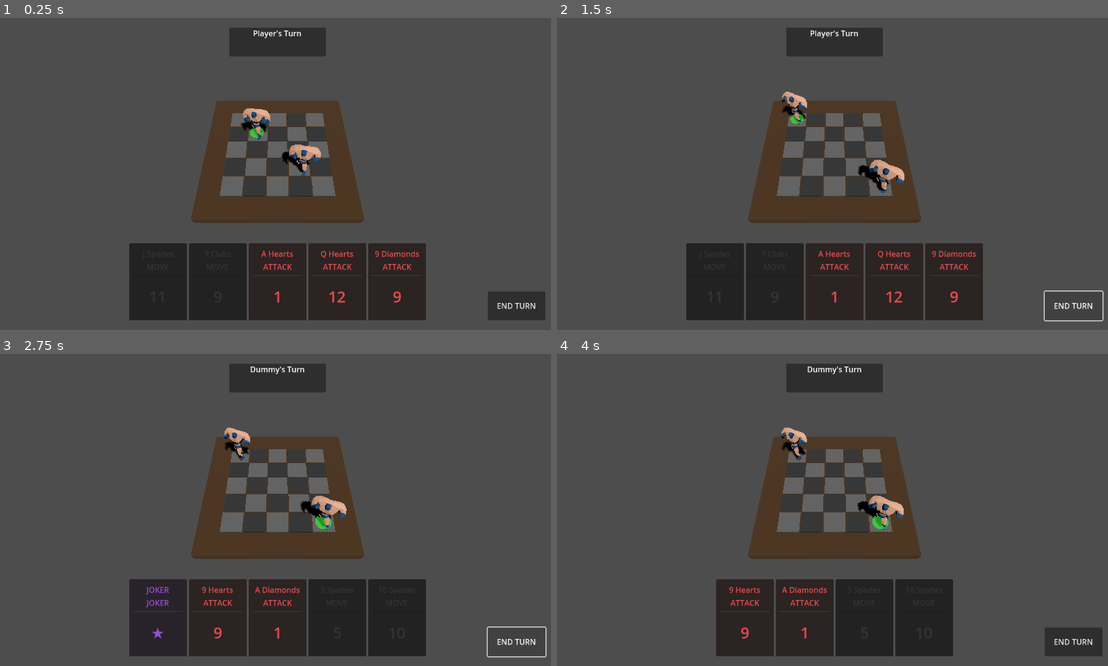
Above: before the commit, frames 1-4 (two rows, left to right).
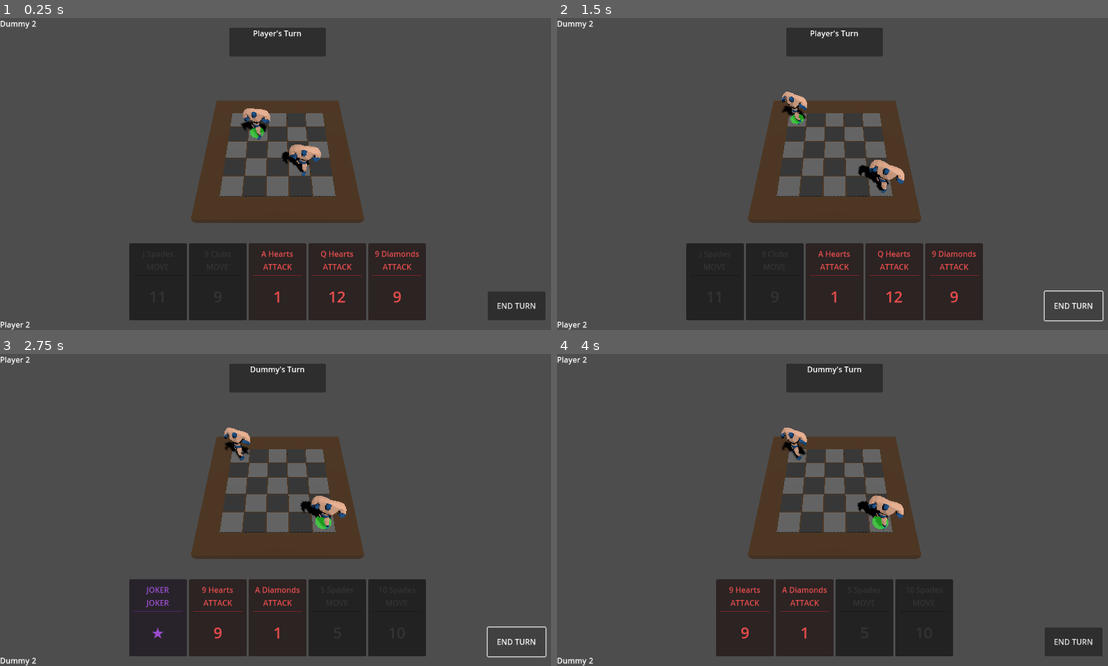
Above: after the commit, the same moments.

Repository: FredBros/king-of-the-apero
Game: Godot game, scene res://scenes/Arena.tscn
Same seed, same stepped clock (60 frames per second), same inputs: the game is played once before the commit and once after it.
Inputs (mouse positions are in pixels of both pictures, inside the frame that each line leads up to):
- Up to frame 1 (0.25 s): no input
- Up to frame 2 (1.5 s): click "END TURN" at 0.5 s; click "END TURN" at 1.25 s
- Up to frame 3 (2.75 s): click "END TURN" at 2 s
- Up to frame 4 (4 s): move the mouse to (716, 619) at 2.77 s; click (716, 619) at 2.92 s; click "X" at 3.5 s

The runs differ from the first frame. In frame 1, 0.1% of the frame differs, in the area x 0-7%, y 0-100%; in frame 2, 0.1%; in frame 3, 0.1%; in frame 4, 0.1%.

Commit message:
Implement Player HUD (Health & Name) for Hotseat mode
- Add `health_changed` signal to Wrestler.gd.
- Create `PlayerInfo` UI component (Name + Health Counter).
- Integrate `TopPlayerInfo` (Opponent) and `BottomPlayerInfo` (Active) in GameUI.
- Connect logic in Arena.gd to swap UI positions on turn change (Hotseat support).

Diff:
--- a/scenes/GameUI.tscn
+++ b/scenes/GameUI.tscn
@@ -1,10 +1,13 @@
-[gd_scene load_steps=3 format=3 uid="uid://g1h2i3j4k5l6"]
+[gd_scene load_steps=4 format=3 uid="uid://g1h2i3j4k5l6"]
 
-[ext_resource type="Script" path="res://scripts/GameUI.gd" id="1_gameui"]
+[ext_resource type="Script" uid="uid://du3ndwc5toxcm" path="res://scripts/GameUI.gd" id="1_gameui"]
 [ext_resource type="PackedScene" uid="uid://c8j2k3l4m5n6" path="res://scenes/CardUI.tscn" id="2_cardui"]
+[ext_resource type="PackedScene" uid="uid://ul6duyq4iklg" path="res://scenes/UI/PlayerInfo/PlayerInfo.tscn" id="3_4s3j0"]
 
-[node name="GameUI" type="CanvasLayer"]
+[node name="GameUI" type="CanvasLayer" node_paths=PackedStringArray("top_player_info", "bottom_player_info")]
 script = ExtResource("1_gameui")
+top_player_info = NodePath("TopPlayerInfo")
+bottom_player_info = NodePath("BottomPlayerInfo")
 card_ui_scene = ExtResource("2_cardui")
 
 [node name="HandContainer" type="HBoxContainer" parent="."]
@@ -84,3 +87,21 @@
 custom_minimum_size = Vector2(0, 50)
 layout_mode = 2
 text = "RESTART MATCH"
+
+[node name="TopPlayerInfo" parent="." instance=ExtResource("3_4s3j0")]
+anchors_preset = 0
+anchor_right = 0.0
+anchor_bottom = 0.0
+offset_right = 6.0
+offset_bottom = 23.0
+grow_horizontal = 1
+grow_vertical = 1
+
+[node name="BottomPlayerInfo" parent="." instance=ExtResource("3_4s3j0")]
+anchors_preset = 2
+anchor_top = 1.0
+anchor_right = 0.0
+offset_top = -23.0
+offset_right = 6.0
+grow_horizontal = 1
+grow_vertical = 0
--- /dev/null
+++ b/scenes/UI/PlayerInfo/PlayerInfo.tscn
@@ -0,0 +1,19 @@
+[gd_scene load_steps=2 format=3 uid="uid://ul6duyq4iklg"]
+
+[ext_resource type="Script" uid="uid://cgy4xoay7ixya" path="res://scripts/PlayerInfo.gd" id="1_2eeu7"]
+
+[node name="PlayerInfo" type="HBoxContainer" node_paths=PackedStringArray("name_label", "health_label")]
+anchors_preset = 15
+anchor_right = 1.0
+anchor_bottom = 1.0
+grow_horizontal = 2
+grow_vertical = 2
+script = ExtResource("1_2eeu7")
+name_label = NodePath("NameLabel")
+health_label = NodePath("HealthLabel")
+
+[node name="NameLabel" type="Label" parent="."]
+layout_mode = 2
+
+[node name="HealthLabel" type="Label" parent="."]
+layout_mode = 2
--- a/scripts/Arena.gd
+++ b/scripts/Arena.gd
@@ -26,6 +26,7 @@
 		# Connect Game Manager signals to UI
 		game_manager.turn_started.connect(func(player_name):
 			game_ui.update_turn_info(player_name)
+			_update_ui_player_positions()
 		)
 
 		# Connect Card Drawing/Discarding to UI
@@ -46,3 +47,20 @@
 
 		# Start the game logic (GridManager has already spawned wrestlers in its _ready)
 		game_manager.initialize(grid_manager.wrestlers, deck_manager)
+
+		# Connect Health Signals
+		for w in grid_manager.wrestlers:
+			# We bind the wrestler instance so UI knows WHO changed health
+			w.health_changed.connect(game_ui.on_wrestler_health_changed.bind(w))
+
+func _update_ui_player_positions() -> void:
+	var active = game_manager.get_active_wrestler()
+	var opponent = null
+
+	# Find the opponent (Simple 1v1 logic)
+	for w in grid_manager.wrestlers:
+		if w != active:
+			opponent = w
+			break
+
+	game_ui.update_player_info(active, opponent)
--- a/scripts/GameUI.gd
+++ b/scripts/GameUI.gd
@@ -4,6 +4,12 @@
 signal card_selected(card_data: CardData)
 signal card_discard_requested(card_data: CardData)
 signal end_turn_pressed
+
+@export var top_player_info: PlayerInfo
+@export var bottom_player_info: PlayerInfo
+
+var active_wrestler_ref: Wrestler
+var opponent_wrestler_ref: Wrestler
 
 @export var card_ui_scene: PackedScene
 @onready var hand_container: HBoxContainer = $HandContainer
@@ -74,3 +80,24 @@
 func show_game_over(winner_name: String) -> void:
 	winner_label.text = winner_name + " WINS!"
 	game_over_container.show()
+
+
+# Met à jour les infos des joueurs (Hotseat : Actif en bas, Adversaire en haut)
+func update_player_info(active: Wrestler, opponent: Wrestler) -> void:
+	active_wrestler_ref = active
+	opponent_wrestler_ref = opponent
+
+	if bottom_player_info and active:
+		bottom_player_info.setup(active.name, active.max_health)
+		bottom_player_info.update_health(active.current_health, active.max_health)
+
+	if top_player_info and opponent:
+		top_player_info.setup(opponent.name, opponent.max_health)
+		top_player_info.update_health(opponent.current_health, opponent.max_health)
+
+# Callback appelé quand un catcheur change de PV
+func on_wrestler_health_changed(current: int, max_hp: int, wrestler: Wrestler) -> void:
+	if wrestler == active_wrestler_ref and bottom_player_info:
+		bottom_player_info.update_health(current, max_hp)
+	elif wrestler == opponent_wrestler_ref and top_player_info:
+		top_player_info.update_health(current, max_hp)
--- /dev/null
+++ b/scripts/PlayerInfo.gd
@@ -0,0 +1,15 @@
+class_name PlayerInfo
+extends Control
+
+# References to UI elements (to be assigned in Inspector)
+@export var name_label: Label
+@export var health_label: Label
+
+func setup(wrestler_name: String, max_hp: int) -> void:
+	if name_label:
+		name_label.text = wrestler_name
+	update_health(max_hp, max_hp)
+
+func update_health(current: int, _max: int) -> void:
+	if health_label:
+		health_label.text = str(current)
--- a/scripts/Wrestler.gd
+++ b/scripts/Wrestler.gd
@@ -2,6 +2,7 @@
 extends Node3D
 
 signal died(wrestler: Wrestler)
+signal health_changed(current: int, max: int)
 
 @export var max_health: int = 2
 var current_health: int
@@ -17,6 +18,7 @@
 func set_initial_position(pos: Vector2i, manager: GridManager) -> void:
 	grid_manager = manager
 	current_health = max_health
+	health_changed.emit(current_health, max_health)
 
 	# Auto-detect AnimationPlayer if not assigned manually
 	if not animation_player:
@@ -64,6 +66,7 @@
 # Apply damage to the wrestler
 func take_damage(amount: int) -> void:
 	current_health -= amount
+	health_changed.emit(current_health, max_health)
 	print(name, " took ", amount, " damage. HP: ", current_health)
 
 	if current_health <= 0:
Not shown, added: scripts/PlayerInfo.gd.uid
Not shown, changed: roadmap.md
